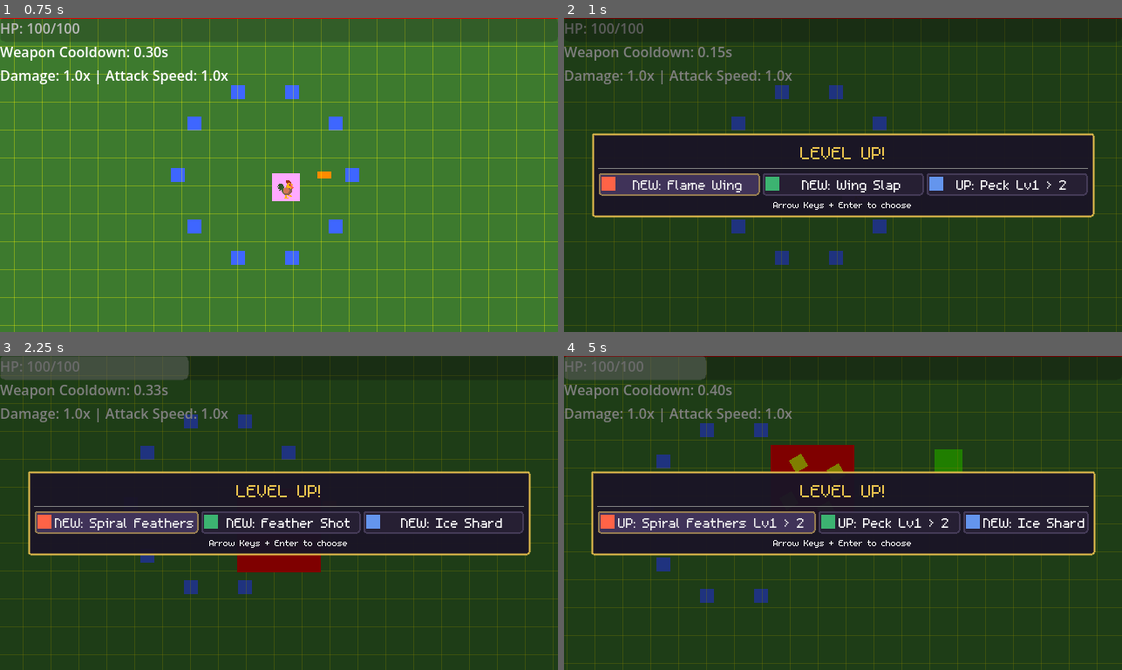
Above: before the commit, frames 1-4 (two rows, left to right).
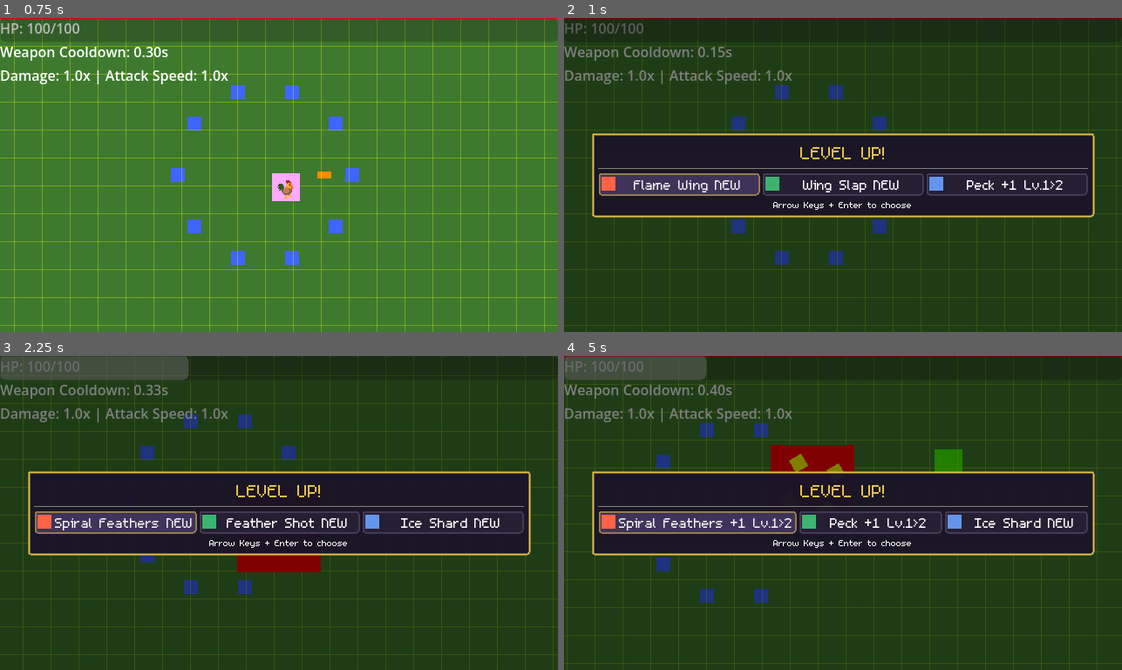
Above: after the commit, the same moments.

Repository: thejoshyee/sarimanok-game
Game: Godot game, scene res://main.tscn
Same seed, same stepped clock (60 frames per second), same inputs: the game is played once before the commit and once after it.
Inputs:
- Up to frame 1 (0.75 s): tap Enter (ui_accept) at 0.5 s; hold Right (move_right) from 0.53 s (still down); hold 1 from 0.53 s (still down)
- Up to frame 2 (1 s): keep holding Right (move_right); keep holding 1; tap Enter (ui_accept) at 0.77 s
- Up to frame 3 (2.25 s): release Right (move_right) at 1.25 s; release 1 at 1.25 s; click "NEW: Flame Wing" (after the commit: "Flame Wing NEW") at 1.25 s; hold S (move_down) from 2.03 s (still down); tap 2 at 2.1 s
- Up to frame 4 (5 s): tap Enter (ui_accept) at 2.27, 3.77, 4.52 s; release S (move_down) at 2.78 s; hold Right (move_right) 2.78-3.53 s; hold 3 2.78-3.53 s; hold Up (move_up) 3.53-4.28 s; tap R at 3.6 s; hold A (move_left) from 4.28 s (still down); tap P at 4.35 s

Frame 1 is identical in both runs. In frame 2, 0.9% of the frame differs, in the area x 12-90%, y 51-56%; in frame 3, 1.2%; in frame 4, 2.1%, in the area x 4-96%, y 36-64%.

Commit message:
feat(ui): polish level-up button text format (task 29.5)

Diff:
--- a/game/project.godot
+++ b/game/project.godot
@@ -32,7 +32,6 @@
 window/size/viewport_width=640
 window/size/viewport_height=360
 window/stretch/mode="canvas_items"
-window/stretch/aspect="keep"
 
 [editor]
 
@@ -103,15 +102,15 @@
 ]
 }
 
-[rendering]
-
-textures/canvas_textures/default_texture_filter=0
-2d/snap/snap_2d_transforms_to_pixel=true
-2d/snap/snap_2d_vertices_to_pixel=true
-
 [layer_names]
 
 2d_physics/layer_1="player"
 2d_physics/layer_2="enemy"
 2d_physics/layer_3="projectile"
 2d_physics/layer_4="pickup"
+
+[rendering]
+
+textures/canvas_textures/default_texture_filter=0
+2d/snap/snap_2d_transforms_to_pixel=true
+2d/snap/snap_2d_vertices_to_pixel=true
--- a/game/scenes/ui/level_up_panel.tscn
+++ b/game/scenes/ui/level_up_panel.tscn
@@ -29,6 +29,7 @@
 layout_mode = 2
 
 [node name="LevelUpLabel" type="Label" parent="PanelContainer/VBoxContainer" unique_id=767591494]
+custom_minimum_size = Vector2(170, 0)
 layout_mode = 2
 theme_override_colors/font_color = Color(0.9019608, 0.7490196, 0.3019608, 1)
 theme_override_font_sizes/font_size = 32
--- a/game/scripts/ui/level_up_panel.gd
+++ b/game/scripts/ui/level_up_panel.gd
@@ -47,12 +47,13 @@
 	for i in range(3):
 		if i < current_choices.size():
 			var choice = current_choices[i]
-			# Show "NEW: Weapon Name" or "UP: Weapon Name Lv X→Y"
+			# Show "Weapon Name  NEW" or "Weapon Name  +1  Lv.X→Y"
 			if choice.type == "new":
-				buttons[i].text = "NEW: " + choice.weapon_data.display_name
+				buttons[i].text = choice.weapon_data.display_name + " NEW"
 			else:
 				var current_lvl = weapon_manager.get_weapon_by_id(choice.weapon_data.id).level
-				buttons[i].text = "UP: " + choice.weapon_data.display_name + " Lv" + str(current_lvl) + " > " + str(current_lvl + 1) + " "
+				buttons[i].text = choice.weapon_data.display_name + " +1 Lv." + str(current_lvl) + ">" + str(current_lvl + 1)
+
 			buttons[i].icon = _make_icon(icon_colors[i])
 			buttons[i].visible = true
 		else:
Not shown, changed: .taskmaster/tasks/tasks.json
